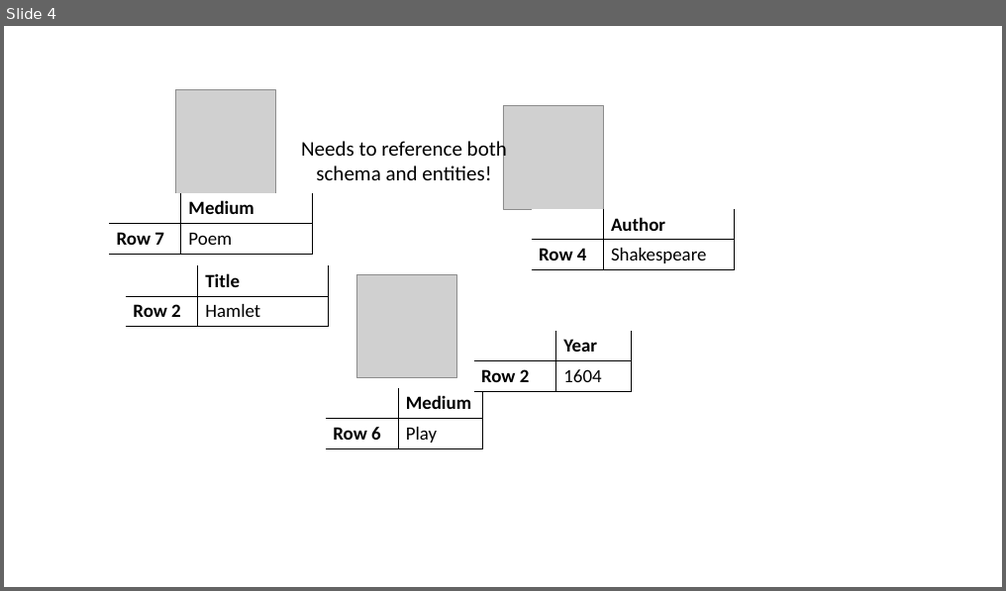
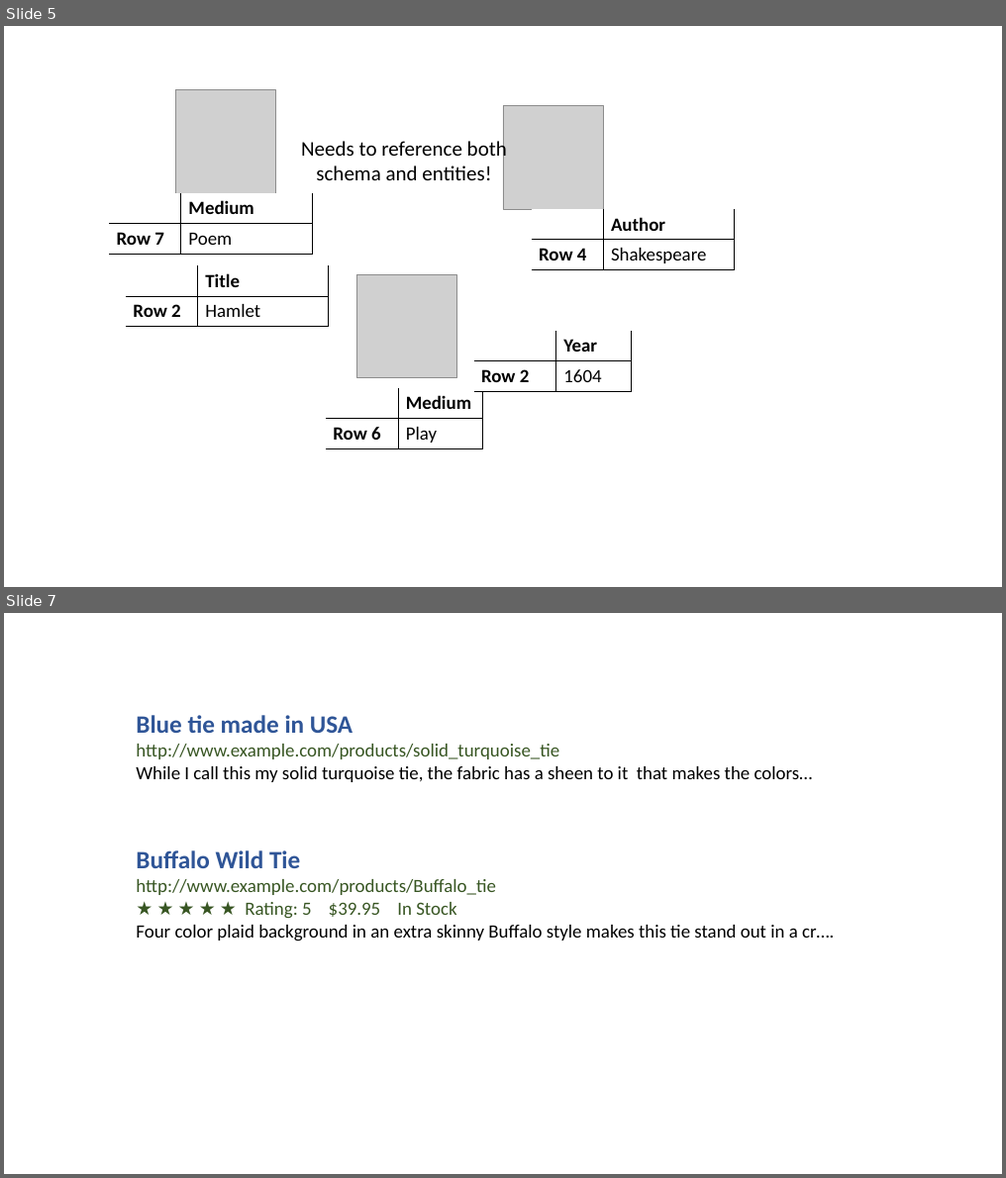
Before and after one commit to dallemang/SWWOv3, a slide deck: SWWOv3/media/ch3/Figures.pptx. Shown one above the other, each under a label of ours: slide 4 before the commit, slides 5 and 7 after it; the slides between them are not shown. The pictures are 1006x591 and 1006x1178 pixels, drawn with LibreOffice and Linux fonts; fonts in the diff are those of the drawing; grey boxes stand for pictures. Boxes give left, top, right and bottom in pixels: in the first picture for what was removed or moved away, otherwise in the second. Text is boxed around its words. In the diff, an @@ line names an element or a change of style, - is before the commit and + after.

```diff
--- a/SWWOv3/media/ch3/Figures.pptx
+++ b/SWWOv3/media/ch3/Figures.pptx
@@ slide 7 added at bbox=[4, 613, 1002, 1174], background #FFFFFF @@
@@ text added at bbox=[136, 715, 813, 782], 18 pt, text #000000 @@
+Blue tie made in USA
+http://www.example.com/products/solid_turquoise_tie
+While I call this my solid turquoise tie, the fabric has a sheen to it that makes the colors…
@@ text added at bbox=[136, 851, 834, 942], 18 pt, text #000000 @@
+Buffalo Wild Tie
+http://www.example.com/products/Buffalo_tie
+★ ★ ★ ★ ★ Rating: 5 $39.95 In Stock
+Four color plaid background in an extra skinny Buffalo style makes this tie stand out in a cr….
@@ what was slide 4 is now slide 5 @@
```
Also in this commit, not shown: 7 other slides added, 4 other files.
